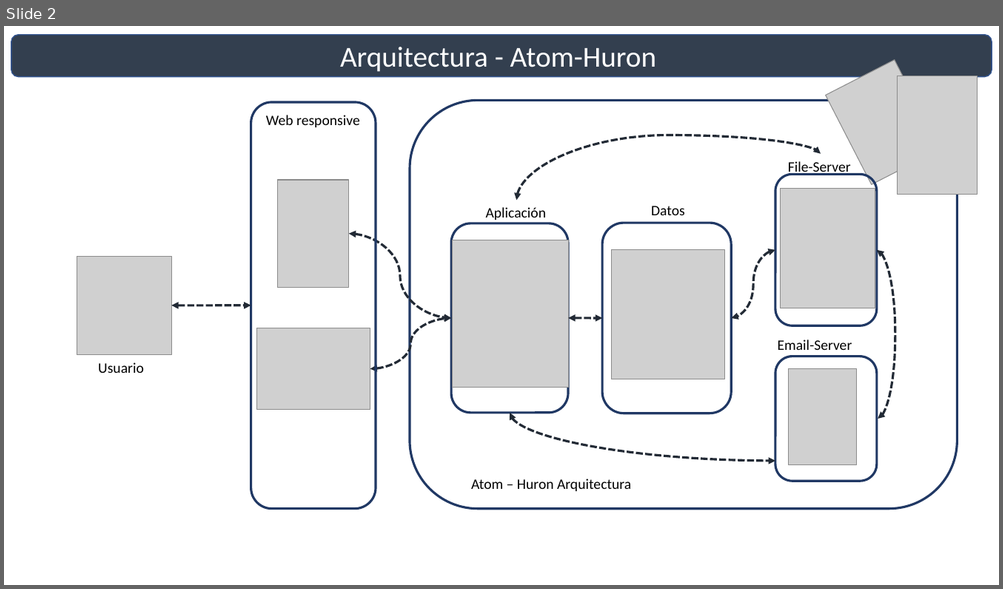
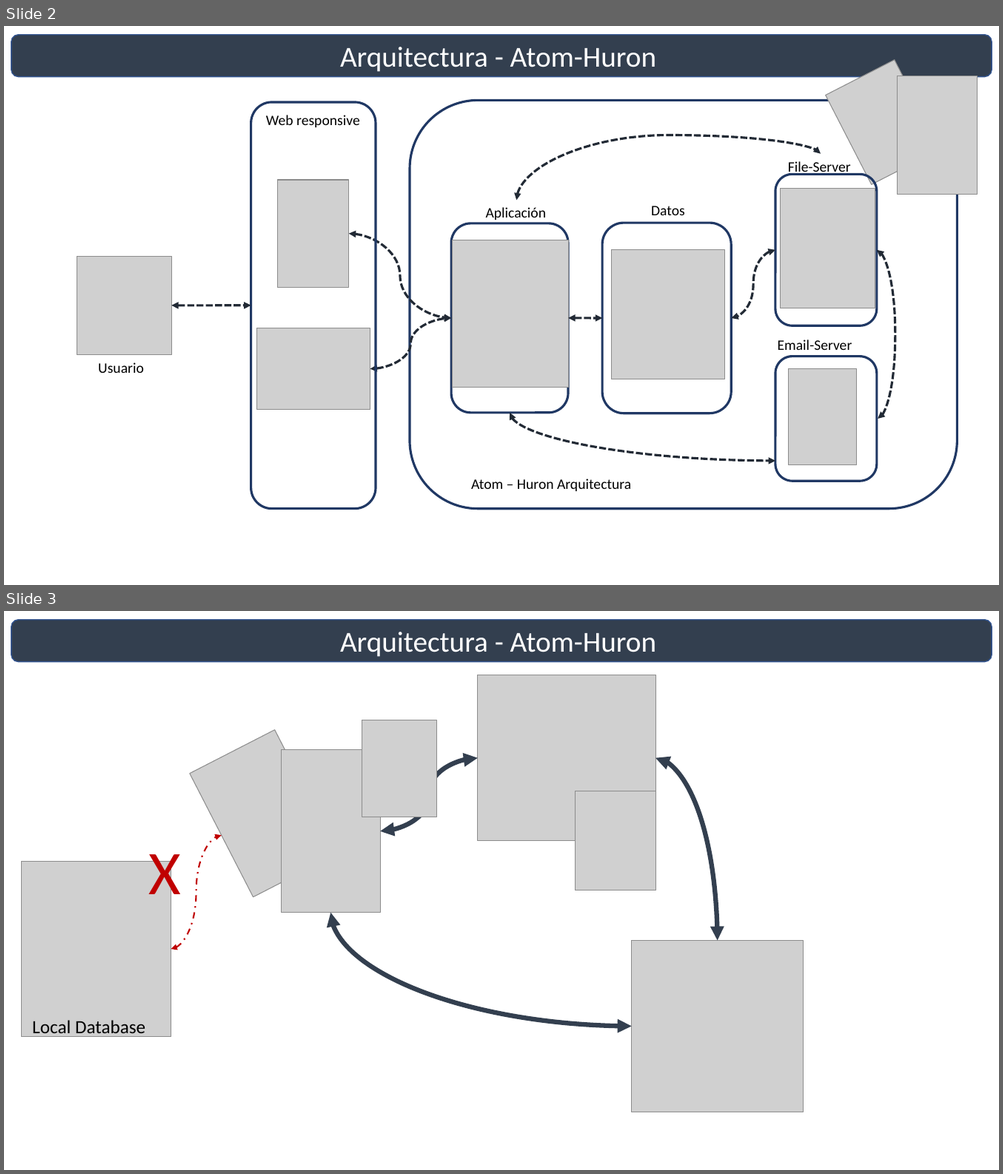
Before and after one commit to FerneyToledo/AtomHuron, a slide deck: Documentación/Sprint 5/MVC - Arquitectura - AtomHuron.pptx. Shown one above the other, each under a label of ours: slide 2 before the commit, slides 2 and 3 after it. The pictures are 1003x589 and 1003x1174 pixels, drawn with LibreOffice and Linux fonts; fonts in the diff are those of the drawing; grey boxes stand for pictures. Boxes give left, top, right and bottom in pixels: in the first picture for what was removed or moved away, otherwise in the second. Text is boxed around its words. In the diff, an @@ line names an element or a change of style, - is before the commit and + after.

```diff
--- a/Documentación/Sprint 5/MVC - Arquitectura - AtomHuron.pptx
+++ b/Documentación/Sprint 5/MVC - Arquitectura - AtomHuron.pptx
@@ slide 3 added at [4, 611, 999, 1170], background #FFFFFF @@
@@ rounded rectangle added at [11, 620, 992, 662], fill #333F50, outline #325491 1 pt, 28 pt, text #FFFFFF @@
+Arquitectura - Atom-Huron
@@ picture added at [478, 675, 656, 841] @@
@@ picture added at [362, 720, 437, 817] @@
@@ picture added at [190, 729, 338, 897] @@
@@ picture added at [282, 750, 381, 912] @@
@@ curved double arrow added from (380, 831) to (478, 758), #333F50 4.5 pt @@
@@ curved double arrow added from (717, 941) to (655, 758), #333F50 4.5 pt @@
@@ picture added at [575, 791, 656, 891] @@
@@ text added at [149, 843, 182, 908], 60 pt, text #C00000 @@
+X
@@ curved double arrow added from (171, 949) to (221, 835), #C00000 1.5 pt dashed @@
@@ picture added at [21, 862, 171, 1037] @@
@@ curved double arrow added from (331, 913) to (632, 1027), #333F50 4.5 pt @@
@@ picture added at [632, 941, 803, 1113] @@
@@ text added at [32, 1020, 145, 1038], 18 pt, text #000000 @@
+Local Database
```
Also in this commit, not shown: 2 other slides added, 2 other files.
